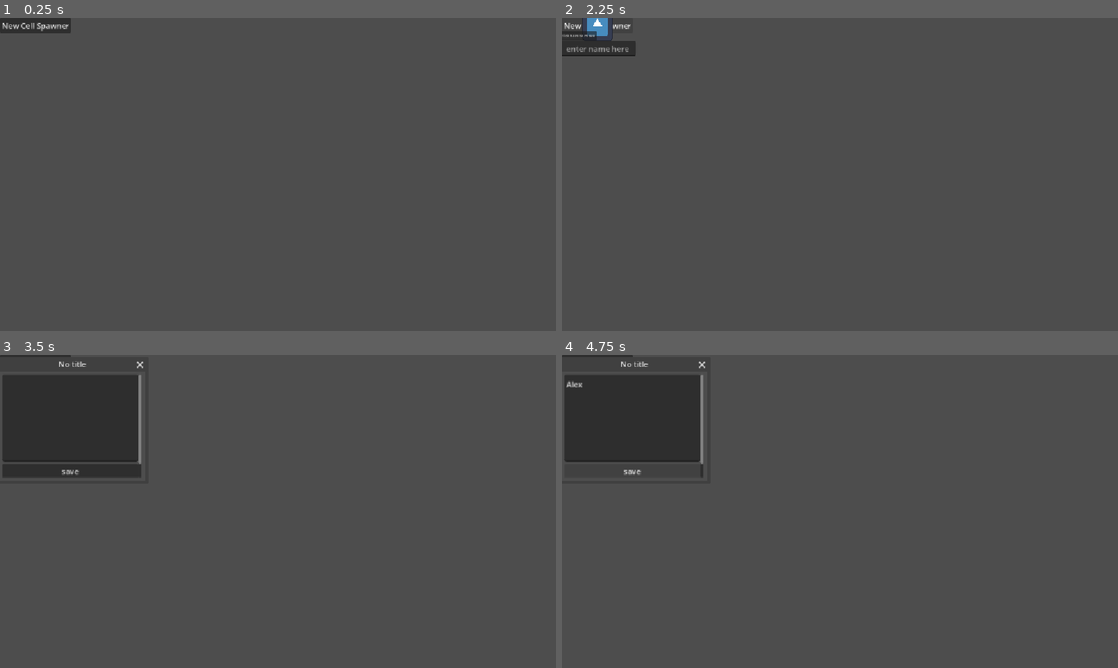
Above: before the commit, frames 1-4 (two rows, left to right).
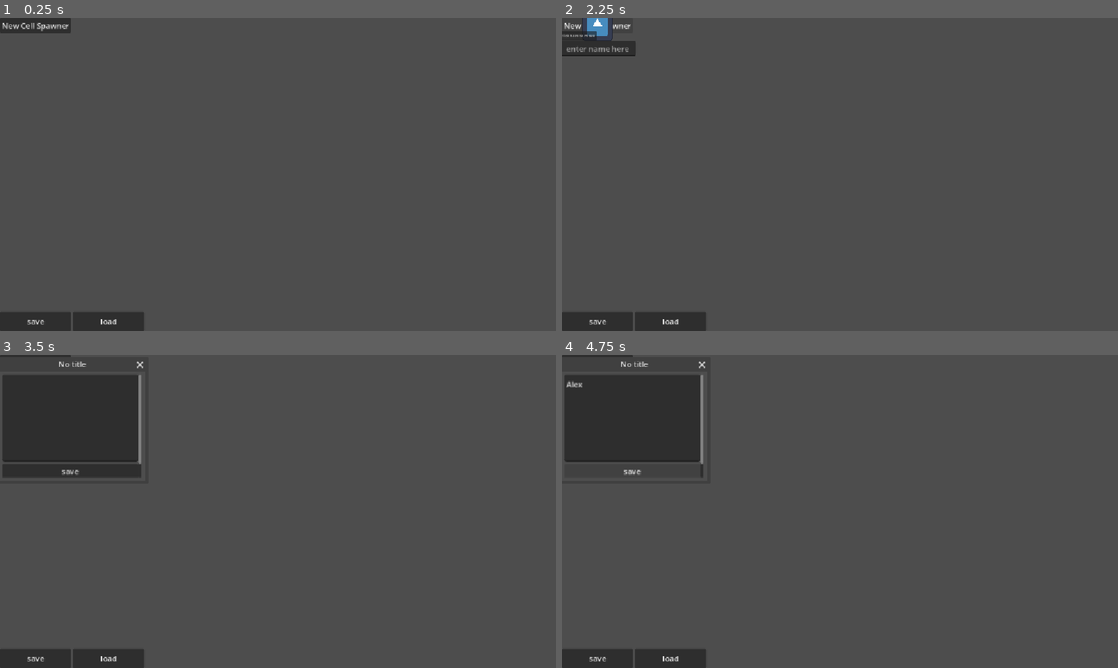
Above: after the commit, the same moments.

Repository: simonM-b/cell_simulation
Game: Godot game, scene res://scenes+scripts/main_play_space.tscn
Two runs of this game, one before a commit and one after it. Both use one fixed random seed, a clock stepped at 60 frames per second and the inputs below. The engine's default icon, where the game draws it, is replaced by a stand-in: a white triangle on a blue panel in a dark square.
Inputs (mouse positions are in pixels of both pictures, inside the frame that each line leads up to):
- Up to frame 1 (0.25 s): no input
- Up to frame 2 (2.25 s): click (595, 321) at 0.5 s, where only the run after the commit has a clickable "save"; click (673, 321) at 1.25 s, where only the run after the commit has a clickable "load"; click "New Cell Spawner" at 2 s
- Up to frame 3 (3.5 s): click (33, 386) at 2.77 s; type "Alex" at 2.85 s
- Up to frame 4 (4.75 s): click (634, 417) at 3.52 s; type "Alex" at 3.6 s; click "save" at 4.25 s

The runs differ from the first frame. In frame 1, 1.5% of the frame differs, in the area x 0-26%, y 94-100%; in frame 2, 1.5%; in frame 3, 1.5%; in frame 4, 1.5%.
Error before the commit: Attempt to call function 'get_as_text' in base 'null instance' on a null instance. (res://scenes+scripts/cell_read_and_write.gd:17)
Error after the commit: Attempt to call function 'get_as_text' in base 'null instance' on a null instance. (res://scenes+scripts/cell_read_and_write.gd:18)

Commit message:
save works

Diff:
--- a/project.godot
+++ b/project.godot
@@ -18,6 +18,7 @@
 [autoload]
 
 GLOBAL="*uid://bgxe5ub6ujpvv"
+SAVE="*uid://ddw62x1i1elru"
 
 [display]
 
--- /dev/null
+++ b/save.gd
@@ -0,0 +1 @@
+extends Node
--- a/scenes+scripts/cell spawner.tscn
+++ b/scenes+scripts/cell spawner.tscn
@@ -3,7 +3,7 @@
 [ext_resource type="Texture2D" uid="uid://6je72kjqu0vx" path="res://icon.svg" id="1_s2ww1"]
 [ext_resource type="Script" uid="uid://dmuieycwc4pxi" path="res://scenes+scripts/cell_spawner.gd" id="1_vro81"]
 
-[node name="cell spawner" type="Node2D" unique_id=1906738730]
+[node name="cell spawner" type="Node2D" unique_id=1906738730 groups=["Persist"]]
 script = ExtResource("1_vro81")
 
 [node name="sprite" type="Sprite2D" parent="." unique_id=610839850]
@@ -28,5 +28,11 @@
 theme_override_font_sizes/font_size = 8
 text = "click here to move"
 
+[node name="init" type="Timer" parent="." unique_id=1771777805]
+wait_time = 0.2
+one_shot = true
+autostart = true
+
 [connection signal="text_changed" from="name edit" to="." method="_on_name_edit_text_changed"]
 [connection signal="pressed" from="move the node with mouse" to="." method="_on_move_the_node_with_mouse_pressed"]
+[connection signal="timeout" from="init" to="." method="_on_init_timeout"]
--- a/scenes+scripts/cell_read_and_write.gd
+++ b/scenes+scripts/cell_read_and_write.gd
@@ -9,7 +9,8 @@
 
 # Called every frame. 'delta' is the elapsed time since the previous frame.
 func _process(delta: float) -> void:
-	pass
+	#print(fileOpendName)
+	$MarginContainer/ScrollContainer/VBoxContainer/filefind.text = fileOpendName
 
 
 func open_file_in_window(filePart):
@@ -25,3 +26,20 @@
 
 func _on_text_edit_text_changed() -> void:
 	save_to_file(fileOpendName,textEdit.text)
+
+
+func save():
+	var save_dict = {
+		"filename" : get_scene_file_path(),
+		"parent" : get_parent().get_path(),
+		"pos_x" : position.x,
+		"pos_y" : position.y,
+		"title" : title,
+		"fileOpendName" : fileOpendName
+	}
+	return save_dict
+
+
+func _on_open_file_if_not_called_timeout() -> void:
+	print("loaded text")
+	open_file_in_window(fileOpendName)
--- a/scenes+scripts/cell_read_and_write.tscn
+++ b/scenes+scripts/cell_read_and_write.tscn
@@ -2,7 +2,7 @@
 
 [ext_resource type="Script" uid="uid://26jpck4wau0f" path="res://scenes+scripts/cell_read_and_write.gd" id="1_7qx57"]
 
-[node name="cell spawner editor" type="Window" unique_id=2060024470 groups=["cell spawn editor"]]
+[node name="cell spawner editor" type="Window" unique_id=2060024470 groups=["Persist", "cell spawn editor"]]
 oversampling_override = 1.0
 title = "No title"
 position = Vector2i(0, 36)
@@ -46,4 +46,10 @@
 placeholder_text = "debug"
 editable = false
 
+[node name="open file if not called" type="Timer" parent="." unique_id=384895676]
+wait_time = 0.2
+one_shot = true
+autostart = true
+
 [connection signal="text_changed" from="MarginContainer/ScrollContainer/VBoxContainer/TextEdit" to="." method="_on_text_edit_text_changed"]
+[connection signal="timeout" from="open file if not called" to="." method="_on_open_file_if_not_called_timeout"]
--- a/scenes+scripts/cell_spawner.gd
+++ b/scenes+scripts/cell_spawner.gd
@@ -1,6 +1,7 @@
 extends Node2D
 
 var followCursor = false
+var titleName = ""
 
 
 # Called when the node enters the scene tree for the first time.
@@ -31,4 +32,27 @@
 func _on_name_edit_text_changed(new_text: String) -> void:
 	for i in get_children():
 		if i.is_in_group("cell spawn editor"):
+			titleName = str(new_text)
 			i.title = str(new_text)
+
+
+
+func save():
+	var save_dict = {
+		"filename" : get_scene_file_path(),
+		"parent" : get_parent().get_path(),
+		"pos_x" : position.x,
+		"pos_y" : position.y,
+		"title" : titleName
+	}
+	return save_dict
+
+
+
+
+
+
+
+
+func _on_init_timeout() -> void:
+	$"name edit".text = titleName
--- a/scenes+scripts/main_play_space.gd
+++ b/scenes+scripts/main_play_space.gd
@@ -36,3 +36,77 @@
 func _on_spawn_new_cell_pressed() -> void:
 	canPlace = false
 	cellInitSpawningProcedure()
+
+
+func _on_save_pressed() -> void:
+	save_game()
+
+
+func _on_load_pressed() -> void:
+	load_game()
+
+
+func save_game():
+	var save_file = FileAccess.open("user://savegame.save", FileAccess.WRITE)
+	var save_nodes = get_tree().get_nodes_in_group("Persist")
+	for node in save_nodes:
+		# Check the node is an instanced scene so it can be instanced again during load.
+		if node.scene_file_path.is_empty():
+			print("persistent node '%s' is not an instanced scene, skipped" % node.name)
+			continue
+
+		# Check the node has a save function.
+		if !node.has_method("save"):
+			print("persistent node '%s' is missing a save() function, skipped" % node.name)
+			continue
+
+		# Call the node's save function.
+		var node_data = node.call("save")
+
+		# JSON provides a static method to serialized JSON string.
+		var json_string = JSON.stringify(node_data)
+
+		# Store the save dictionary as a new line in the save file.
+		save_file.store_line(json_string)
+
+
+func load_game():
+	if not FileAccess.file_exists("user://savegame.save"):
+		return # Error! We don't have a save to load.
+
+	# We need to revert the game state so we're not cloning objects
+	# during loading. This will vary wildly depending on the needs of a
+	# project, so take care with this step.
+	# For our example, we will accomplish this by deleting saveable objects.
+	var save_nodes = get_tree().get_nodes_in_group("Persist")
+	for i in save_nodes:
+		i.queue_free()
+
+	# Load the file line by line and process that dictionary to restore
+	# the object it represents.
+	var save_file = FileAccess.open("user://savegame.save", FileAccess.READ)
+	while save_file.get_position() < save_file.get_length():
+		var json_string = save_file.get_line()
+
+		# Creates the helper class to interact with JSON.
+		var json = JSON.new()
+
+		# Check if there is any error while parsing the JSON string, skip in case of failure.
+		var parse_result = json.parse(json_string)
+		if not parse_result == OK:
+			print("JSON Parse Error: ", json.get_error_message(), " in ", json_string, " at line ", json.get_error_line())
+			continue
+
+		# Get the data from the JSON object.
+		var node_data = json.data
+
+		# Firstly, we need to create the object and add it to the tree and set its position.
+		var new_object = load(node_data["filename"]).instantiate()
+		get_node(node_data["parent"]).add_child(new_object)
+		new_object.position = Vector2(node_data["pos_x"], node_data["pos_y"])
+
+		# Now we set the remaining variables.
+		for i in node_data.keys():
+			if i == "filename" or i == "parent" or i == "pos_x" or i == "pos_y":
+				continue
+			new_object.set(i, node_data[i])
--- a/scenes+scripts/main_play_space.tscn
+++ b/scenes+scripts/main_play_space.tscn
@@ -12,4 +12,21 @@
 
 [node name="spawners" type="Node2D" parent="." unique_id=1108554266]
 
+[node name="HBoxContainer" type="HBoxContainer" parent="." unique_id=1751849252]
+offset_top = 608.0
+offset_right = 299.0
+offset_bottom = 648.0
+
+[node name="save" type="Button" parent="HBoxContainer" unique_id=833222690]
+layout_mode = 2
+size_flags_horizontal = 3
+text = "save"
+
+[node name="load" type="Button" parent="HBoxContainer" unique_id=1573679326]
+layout_mode = 2
+size_flags_horizontal = 3
+text = "load"
+
 [connection signal="pressed" from="spawn new cell" to="." method="_on_spawn_new_cell_pressed"]
+[connection signal="pressed" from="HBoxContainer/save" to="." method="_on_save_pressed"]
+[connection signal="pressed" from="HBoxContainer/load" to="." method="_on_load_pressed"]
--- /dev/null
+++ b/scenes+scripts/startup.tscn
@@ -0,0 +1,9 @@
+[gd_scene format=3 uid="uid://dolpskqearydr"]
+
+[node name="startup" type="Control" unique_id=2091961529]
+layout_mode = 3
+anchors_preset = 15
+anchor_right = 1.0
+anchor_bottom = 1.0
+grow_horizontal = 2
+grow_vertical = 2
Not shown, added: save.gd.uid
